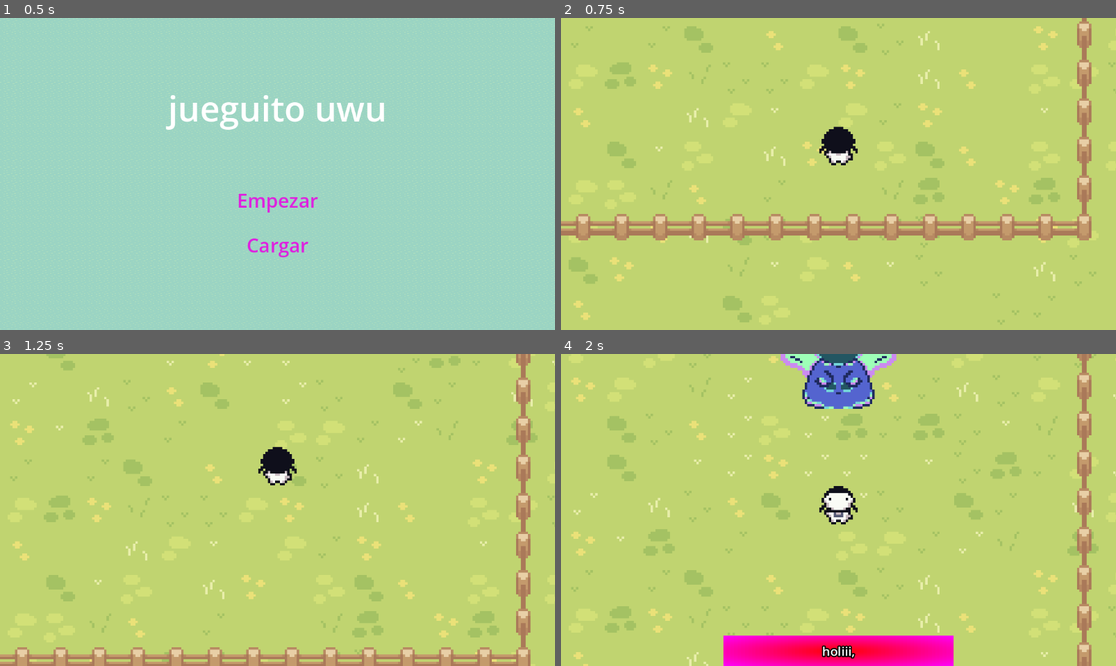
Above: before the commit, frames 1-4 (two rows, left to right).
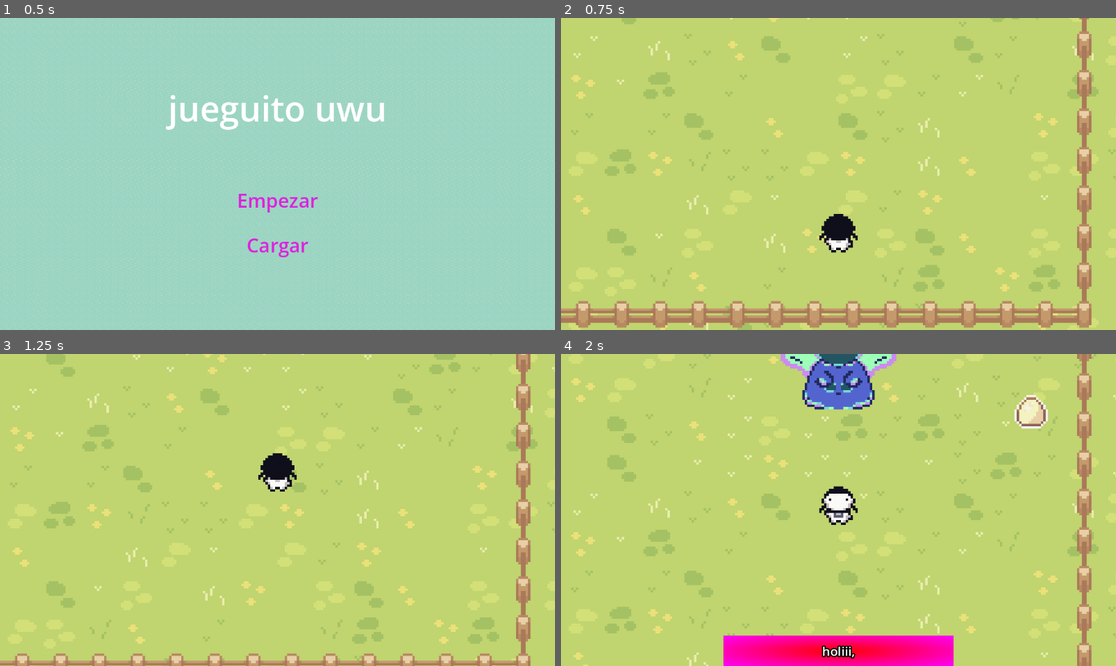
Above: after the commit, the same moments.

Repository: makiniqa/conocimiento-absurdo
Game: Godot game, scene res://Scenes/game.tscn
Two runs of this game, one before a commit and one after it. Both use one fixed random seed, a clock stepped at 60 frames per second and the inputs below.
Inputs:
- Up to frame 1 (0.5 s): no input
- Up to frame 2 (0.75 s): click "Empezar" at 0.5 s
- Up to frame 3 (1.25 s): no input
- Up to frame 4 (2 s): tap Enter at 1.25 s; hold Right (right) from 1.28 s (still down); tap Z at 1.35 s; tap Space at 1.52 s

Frame 1 is identical in both runs. In frame 2, 19% of the frame differs, in the area x 0-100%, y 0-100%; in frame 3, 10%; in frame 4, 1.5%.

Commit message:
feat: algunos objetos para despistar

Diff:
--- a/Scenes/nivel_1.tscn
+++ b/Scenes/nivel_1.tscn
@@ -4,11 +4,13 @@
 [ext_resource type="Script" uid="uid://cqm34cjwc1lyy" path="res://Scripts/nivel_1.gd" id="1_epurl"]
 [ext_resource type="Texture2D" uid="uid://djft675k12co7" path="res://Tilesets/Fences.png" id="2_ecx5m"]
 [ext_resource type="PackedScene" uid="uid://73qbrux4q6n3" path="res://Scenes/interactuable.tscn" id="4_22i05"]
-[ext_resource type="PackedScene" uid="uid://bmkil8moafb8q" path="res://Scenes/animated_gate.tscn" id="5_hwnlj"]
+[ext_resource type="PackedScene" uid="uid://cy6irfu2xpx63" path="res://Scenes/animated_gate.tscn" id="5_hwnlj"]
 [ext_resource type="PackedScene" uid="uid://2fpcu6o3qcp0" path="res://Scenes/player.tscn" id="5_jmhww"]
 [ext_resource type="PackedScene" uid="uid://caxpriv3c766y" path="res://Scenes/dialogue_box.tscn" id="6_jmhww"]
 [ext_resource type="Texture2D" uid="uid://efqlkf0cx6dv" path="res://Objects/hojita.png" id="7_kyajb"]
 [ext_resource type="Texture2D" uid="uid://d2e005av4uugj" path="res://Characters/libreria.png" id="8_ql53f"]
+[ext_resource type="Texture2D" uid="uid://cpsd82px4s5yy" path="res://Objects/Egg item.png" id="9_xvap8"]
+[ext_resource type="Script" uid="uid://dw0qq754ivl42" path="res://Scripts/interactuable.gd" id="10_rjvxo"]
 
 [sub_resource type="TileSetAtlasSource" id="TileSetAtlasSource_820xk"]
 texture = ExtResource("1_3givb")
@@ -709,9 +711,8 @@
 
 [node name="Player" parent="." unique_id=1915309905 instance=ExtResource("5_jmhww")]
 y_sort_enabled = true
-position = Vector2(-46, 166)
+position = Vector2(-46, 72)
 active = false
-direction = Vector2(0, -1)
 
 [node name="Orcnella" parent="." unique_id=163036046 instance=ExtResource("4_22i05")]
 position = Vector2(-46, 8)
@@ -725,6 +726,16 @@
 position = Vector2(-184.125, -94)
 scale = Vector2(0.7539064, 0.7539064)
 texture = ExtResource("8_ql53f")
+
+[node name="Vuvuzela" parent="." unique_id=458951742 instance=ExtResource("4_22i05")]
+position = Vector2(-196, 82)
+texture = ExtResource("9_xvap8")
+
+[node name="Manzana" type="Sprite2D" parent="." unique_id=390330101]
+position = Vector2(34, 33)
+texture = ExtResource("9_xvap8")
+script = ExtResource("10_rjvxo")
+metadata/_custom_type_script = "uid://dw0qq754ivl42"
 
 [node name="DialogueBox" parent="." unique_id=380382360 instance=ExtResource("6_jmhww")]
 top_level = true
@@ -749,5 +760,7 @@
 [connection signal="interact" from="Orcnella" to="." method="_on_interactuable_interact"]
 [connection signal="interact" from="hojita" to="." method="_on_hojita_interact"]
 [connection signal="interact" from="libreria" to="." method="_on_libreria_interact"]
+[connection signal="interact" from="Vuvuzela" to="." method="_on_vuvuzela_interact"]
+[connection signal="interact" from="Manzana" to="." method="_on_manzana_interact"]
 [connection signal="endQueue" from="DialogueBox" to="." method="_on_dialogue_box_end_queue"]
 [connection signal="animation_finished" from="AnimationPlayer" to="." method="_on_animation_player_animation_finished"]
--- a/Scripts/interactuable.gd
+++ b/Scripts/interactuable.gd
@@ -1,3 +1,4 @@
+class_name Interactuable
 extends Sprite2D
 
 var isInside := false
--- a/Scripts/nivel_1.gd
+++ b/Scripts/nivel_1.gd
@@ -62,20 +62,35 @@
 func _on_libreria_interact() -> void:
 	$Player.active = false
 	if not hablaste_con_libreria:
-		$DialogueBox.queue_display_text("hola como va, somos una libreria", default_talking_speed, "honk")
-		$DialogueBox.queue_display_text("no tenemos muchos clientes por aca", default_talking_speed, "honk")
+		$DialogueBox.queue_display_text("hola cómo va, somos una librería", default_talking_speed, "honk")
+		$DialogueBox.queue_display_text("no tenemos muchos clientes por acá", default_talking_speed, "honk")
 		$DialogueBox.queue_display_text("la vieja esa los espanta a todes u.u", default_talking_speed, "honk")
 		$DialogueBox.queue_display_text("buee pero no seas malo con ella :(", default_talking_speed)
 		$DialogueBox.queue_display_text("como sea, cuchame", default_talking_speed, "honk")
-		$DialogueBox.queue_display_text("te doy lo que quieras si logras que esa wacha se vaya", default_talking_speed, "honk")
+		$DialogueBox.queue_display_text("te doy lo que quieras si lográs que esa wacha se vaya", default_talking_speed, "honk")
 		$DialogueBox.queue_display_text("weno owo", default_talking_speed)
 		hablaste_con_libreria = true
 	elif not hablaste_con_orcnella:
-		$DialogueBox.queue_display_text("dale wachin, hace que se vaya", default_talking_speed, "honk")
+		$DialogueBox.queue_display_text("dale wachín, hace que se vaya", default_talking_speed, "honk")
 	else:
 		$DialogueBox.queue_display_text("dice la señora que si le das un cigarrillo se va", default_talking_speed)
-		$DialogueBox.queue_display_text("dios que vieja conchuda", default_talking_speed, "honk")
-		$DialogueBox.queue_display_text("mira", default_talking_speed, "honk")
+		$DialogueBox.queue_display_text("dios qué vieja conchuda", default_talking_speed, "honk")
+		$DialogueBox.queue_display_text("mirá", default_talking_speed, "honk")
 		$DialogueBox.queue_display_text("yo no fumo pero agarrate estos marcadores y hacele un \"cigarrillo\" a la señora", default_talking_speed, "honk")
 		$DialogueBox.queue_display_text("está lo suficientemente pasada de vino como para no darse cuenta", default_talking_speed, "honk")
 		personita_tiene_marcadores = true
+
+
+func _on_vuvuzela_interact() -> void:
+	$Player.active = false
+	$Vuvuzela.queue_free()
+	$DialogueBox.queue_display_text("*hacés un montón de ruido*", default_talking_speed, "honk")
+	$DialogueBox.queue_display_text("pero la vieja no se inmuta", default_talking_speed, "honk")
+
+
+func _on_manzana_interact() -> void:
+	$Player.active = false
+	$Manzana.queue_free()
+	$DialogueBox.queue_display_text("*le tirás una manzana en la cabeza a la vieja*", default_talking_speed, "honk")
+	$DialogueBox.queue_display_text("bueno tus modales no son los mejores pibe", default_talking_speed, "honk")
+	$DialogueBox.queue_display_text("pero gracias tenía hambre", default_talking_speed, "honk")
